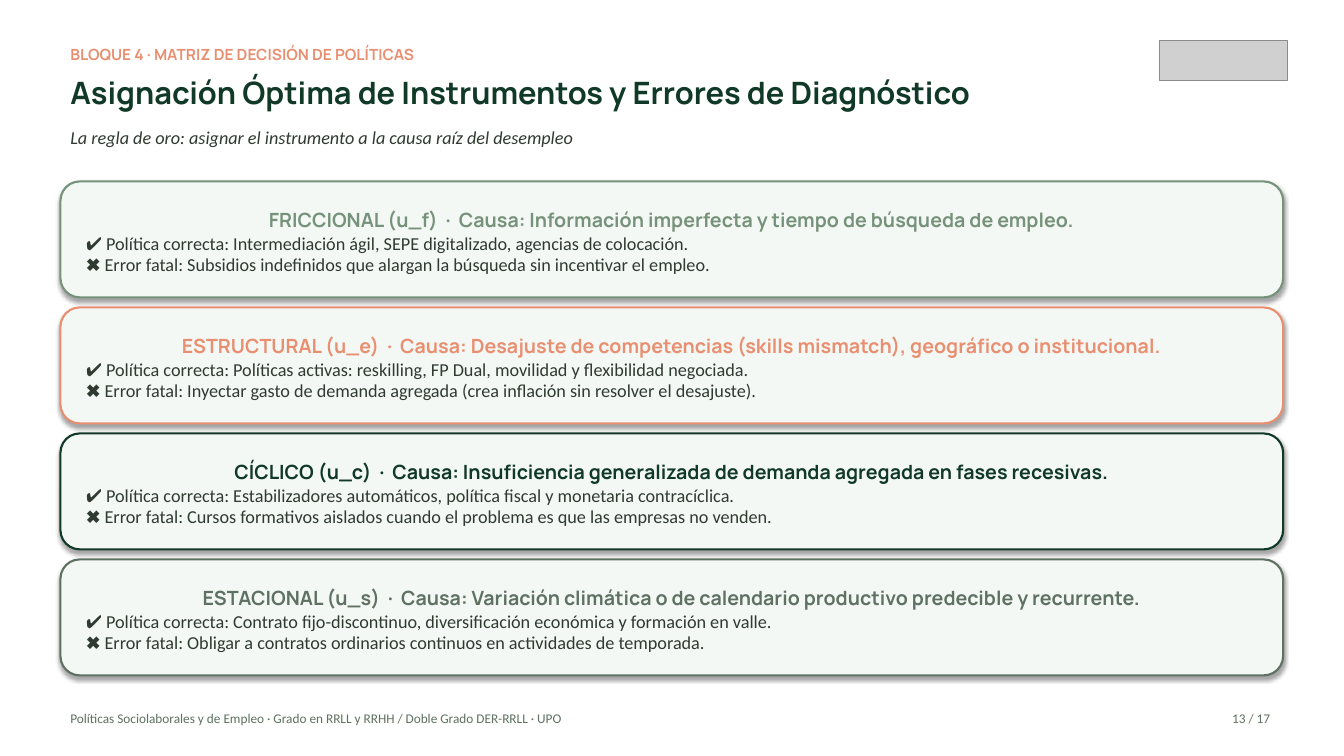
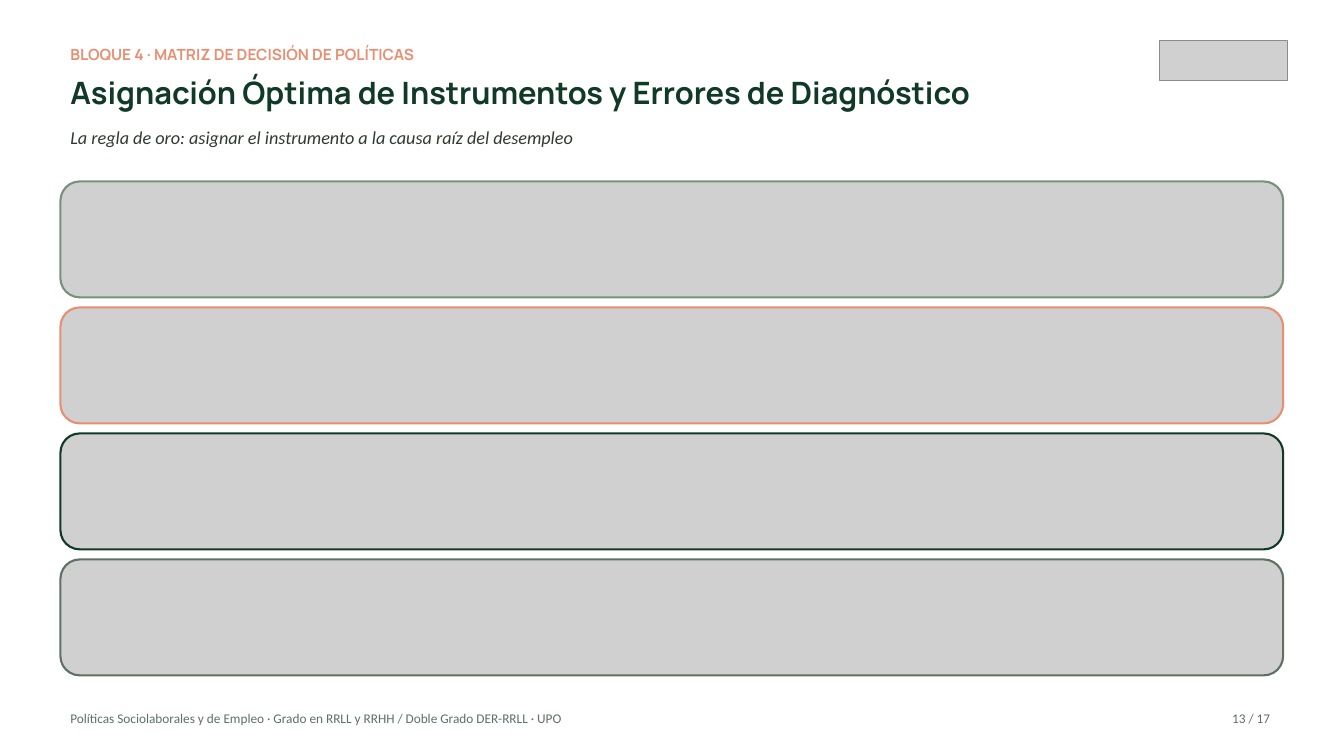
Before and after one commit to mhidper/PSSLL2627, a slide deck: slide 12 of Temas EB/Sesiones EB/Sesion 04/Sesion 04 - Tipología del Desempleo, NAIRU y Curva de Phillips.pptx (slide 13 before the commit). Drawn at 1344x756 pixels with LibreOffice and Linux fonts; fonts in the diff are those of the drawing; grey boxes stand for pictures. Boxes give left, top, right and bottom in pixels: in the first picture for what was removed or moved away, otherwise in the second. Text is boxed around its words. In the diff, an @@ line names an element or a change of style, - is before the commit and + after.

```diff
--- a/Temas EB/Sesiones EB/Sesion 04/Sesion 04 - Tipología del Desempleo, NAIRU y Curva de Phillips.pptx
+++ b/Temas EB/Sesiones EB/Sesion 04/Sesion 04 - Tipología del Desempleo, NAIRU y Curva de Phillips.pptx
@@ rounded rectangle removed at box(60, 181, 1284, 297) @@
-FRICCIONAL (u_f) · Causa: Información imperfecta y tiempo de búsqueda de empleo.
-✔ Política correcta: Intermediación ágil, SEPE digitalizado, agencias de colocación.
-✖ Error fatal: Subsidios indefinidos que alargan la búsqueda sin incentivar el empleo.
@@ picture added at box(60, 181, 1284, 297) @@
@@ rounded rectangle removed at box(60, 308, 1284, 423) @@
-ESTRUCTURAL (u_e) · Causa: Desajuste de competencias (skills mismatch), geográfico o institucional.
-✔ Política correcta: Políticas activas: reskilling, FP Dual, movilidad y flexibilidad negociada.
-✖ Error fatal: Inyectar gasto de demanda agregada (crea inflación sin resolver el desajuste).
@@ picture added at box(60, 308, 1284, 423) @@
@@ rounded rectangle removed at box(60, 434, 1284, 549) @@
-CÍCLICO (u_c) · Causa: Insuficiencia generalizada de demanda agregada en fases recesivas.
-✔ Política correcta: Estabilizadores automáticos, política fiscal y monetaria contracíclica.
-✖ Error fatal: Cursos formativos aislados cuando el problema es que las empresas no venden.
@@ picture added at box(60, 434, 1284, 549) @@
@@ rounded rectangle removed at box(60, 560, 1284, 676) @@
-ESTACIONAL (u_s) · Causa: Variación climática o de calendario productivo predecible y recurrente.
-✔ Política correcta: Contrato fijo-discontinuo, diversificación económica y formación en valle.
-✖ Error fatal: Obligar a contratos ordinarios continuos en actividades de temporada.
@@ picture added at box(60, 560, 1284, 676) @@
```
Also in this commit, not shown: 8 other slides changed, 2 slides removed, 15 other files.
